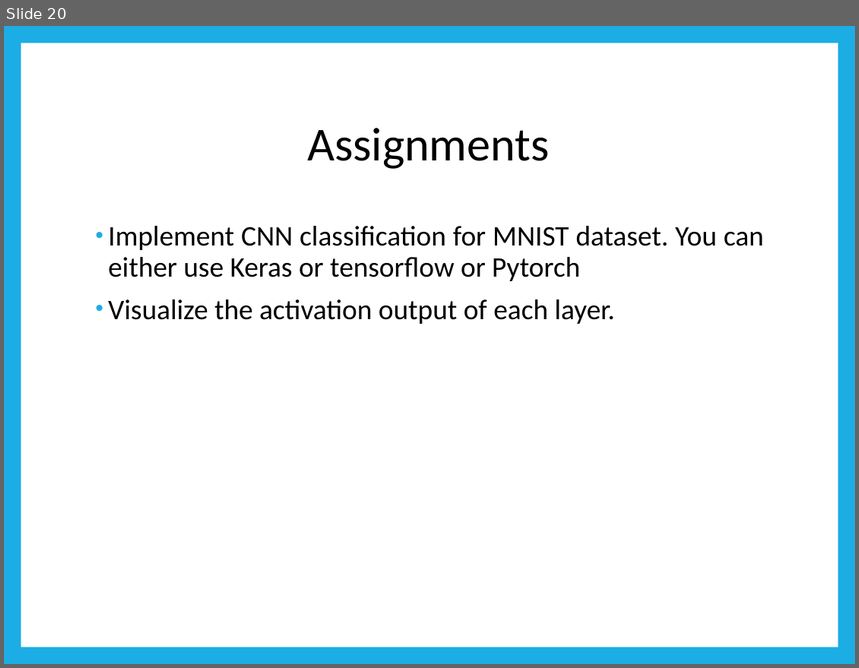
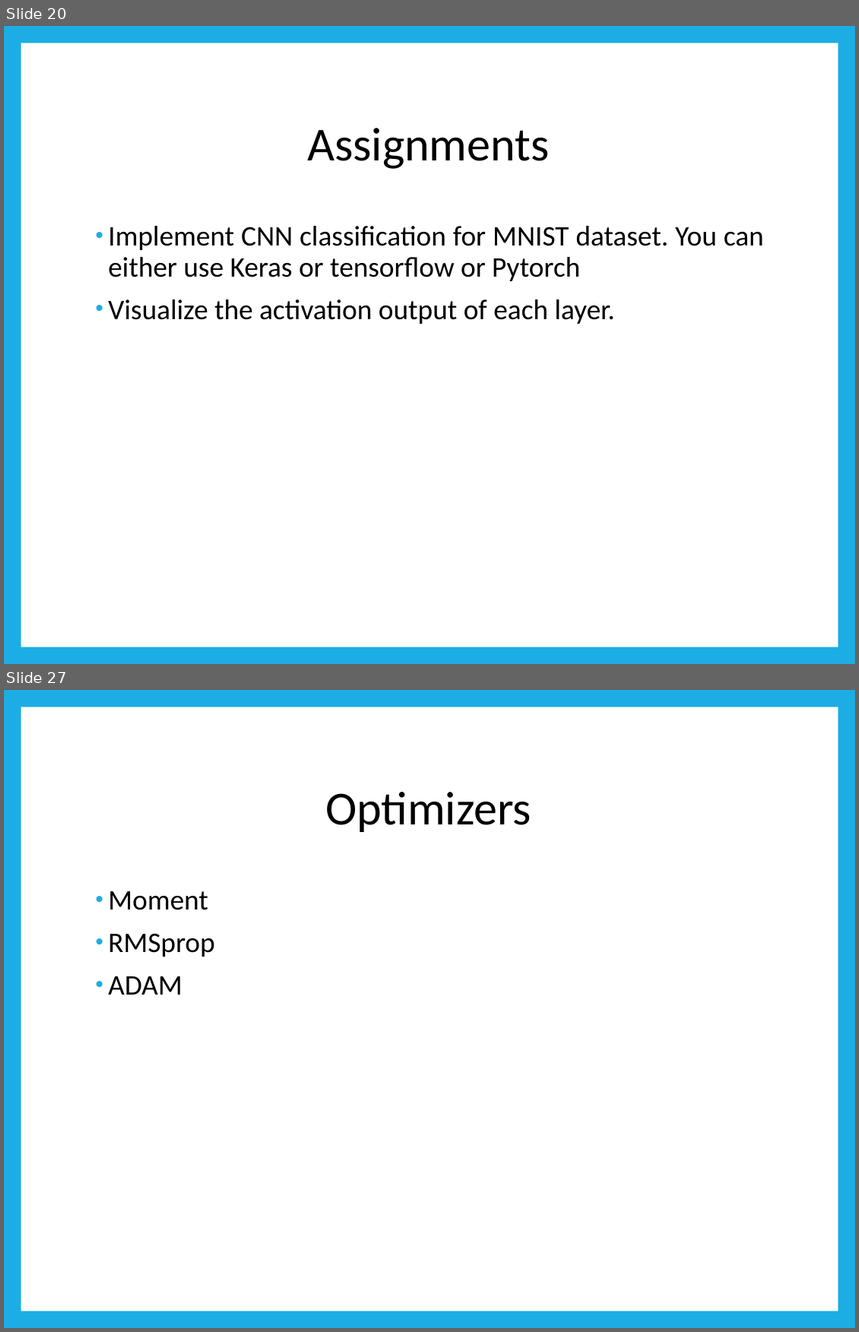
Before and after one commit to naotofukunaga/Intro-Deep-Learning, a slide deck: DeepLearning.pptx. Shown one above the other, each under a label of ours: slide 20 before the commit, slides 20 and 27 after it; the slides between them are not shown. The pictures are 859x668 and 859x1332 pixels, drawn with LibreOffice and Linux fonts; fonts in the diff are those of the drawing. Boxes give left, top, right and bottom in pixels: in the first picture for what was removed or moved away, otherwise in the second. Text is boxed around its words. In the diff, an @@ line names an element or a change of style, - is before the commit and + after.

```diff
--- a/DeepLearning.pptx
+++ b/DeepLearning.pptx
@@ slide 27 added at (4,690,855,1328), background #1CADE4; not listed: 1 template element that a slide beside it also shows @@
@@ title added at (325,792,531,832), 40 pt, text #000000 @@
+Optimizers
@@ text added at (108,891,215,995), 24 pt, text #000000 @@
+• Moment
+• RMSprop
+• ADAM
```
Also in this commit, not shown: 9 other slides added, 1 other file.
